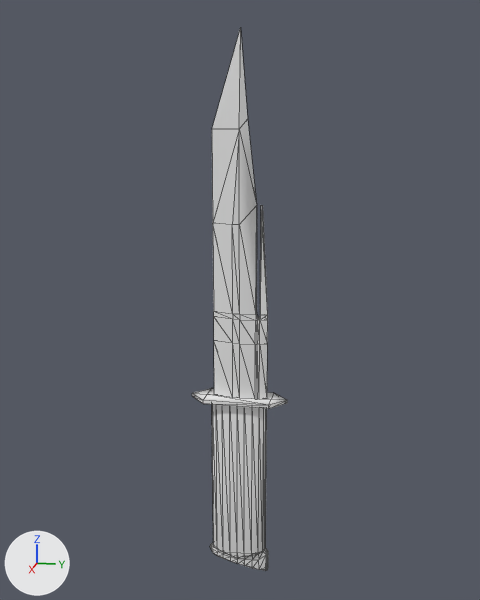
Before and after pictures for a commit that changed the glTF model Weapons/Knife.glb.
Camera for both pictures: a camera (50 mm lens) standing at (4.43, 0.89, 2.45) and looking at (-0.04, 0.0, 1.33). The axes (+X, +Y, +Z) are drawn at lower left. The lights are the same throughout. The picture after the commit comes second. Mesh edges are drawn as thin lines. Where no turn or scale is listed for an object, it has been applied to the vertices. Vertices at exactly the same position are counted once.

The first picture shows 'Knife'.
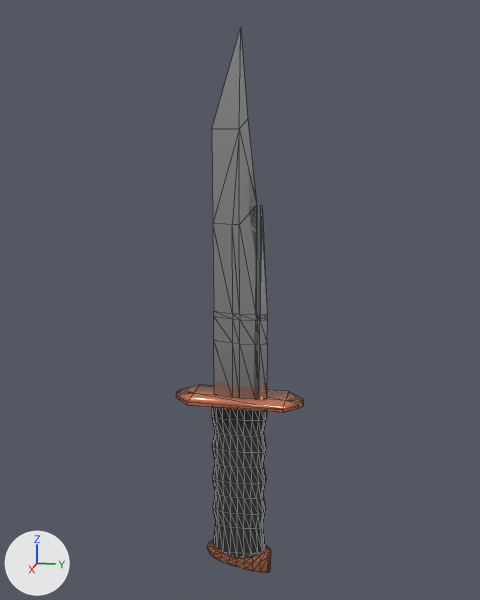
What differs and where, as boxes (x1, y1, x2, y2) in the pictures (480 x 600 px):
'Knife', reshaped (34% wider): before (192, 27, 287, 571); after (176, 27, 304, 573)
part 1 of me_cube_004, rebuilt (10% wider, 17% taller): before (210, 543, 268, 571); after (207, 540, 271, 573)
part 2 of me_cube_004, rebuilt (34% wider, 32% taller): before (192, 388, 287, 409); after (176, 385, 304, 413)
part 3 of me_cube_004, added: after (212, 407, 267, 557)
part 4 of me_cube_004, recoloured (white to light grey): (212, 27, 268, 399) in both

The change, as a list of edits to the scene's bpy script:
```text
Add mat_guard:
    mat_guard = principled_material('Guard')
    mat_guard.base_color = (0.8, 0.277, 0.158)  # orange #e7906f
    mat_guard.metallic = 0.7
    mat_guard.roughness = 0.2
Add mat_handle:
    mat_handle = principled_material('Handle')
    mat_handle.base_color = (0.0279, 0.0279, 0.0279)  # black #2f2f2f
    mat_handle.roughness = 0.682
Add mat_blade:
    mat_blade = principled_material('Blade')
    mat_blade.base_color = (0.544, 0.544, 0.544)  # light grey #c3c3c3
    mat_blade.metallic = 0.9
    mat_blade.roughness = 0.1
Change me_cube_004:
    used by ob_knife; location = (0.0, 0.0, 0.0)
    remove me_cube_004.from_pydata(...)  # 193 vertices, 352 faces; spans x -0.12..0.12, y -0.35..0.35, z -0.77..3.12
    add me_cube_004.from_pydata(...)  # 385 vertices, 756 faces; spans x -0.17..0.17, y -0.47..0.47, z -0.77..3.12
    me_cube_004 part 1: the loose piece of 66 vertices spanning x -0.05..0.05, y -0.23..0.22, z -0.77..-0.6 is rebuilt with 66 vertices and now spans x -0.09..0.09, y -0.25..0.25, z -0.77..-0.6, in mat_guard (orange #e7906f)
    me_cube_004 part 2: the loose piece of 16 vertices spanning x -0.12..0.12, y -0.35..0.35, z 0.6..0.62 is rebuilt with 32 vertices and now spans x -0.17..0.17, y -0.47..0.47, z 0.6..0.62, in mat_guard (orange #e7906f)
    me_cube_004 part 3: 176 vertices added at x -0.08..0.08, y -0.2..0.2, z -0.4..0.48
    me_cube_004 part 4: 132 faces spanning x -0.03..0.03, y -0.18..0.2, z 0.62..3.12 switch from no material to mat_blade (light grey #c3c3c3)
    add me_cube_004.materials.append(mat_handle)  # black #2f2f2f
    add me_cube_004.materials.append(mat_guard)  # orange #e7906f
```
